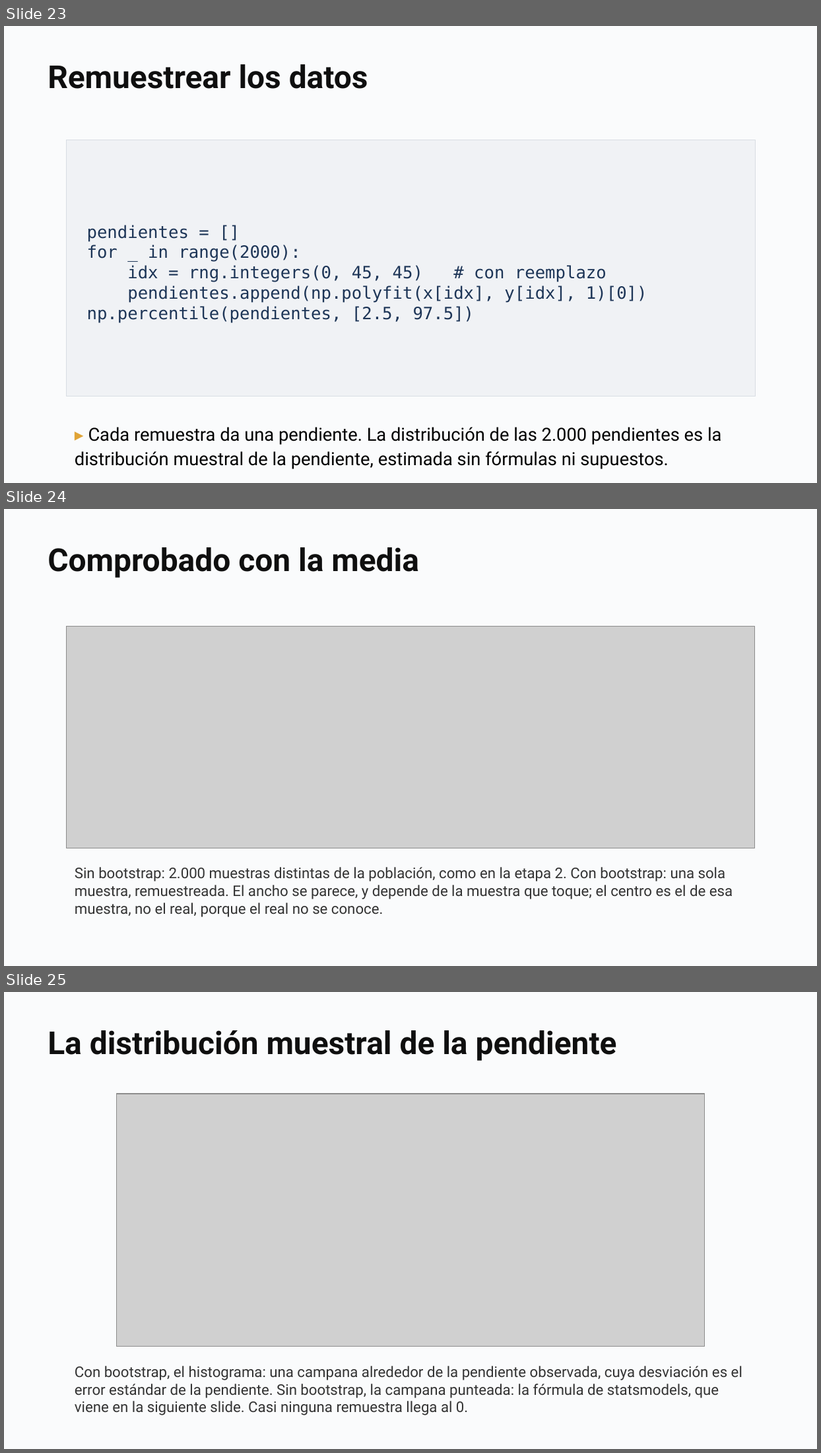
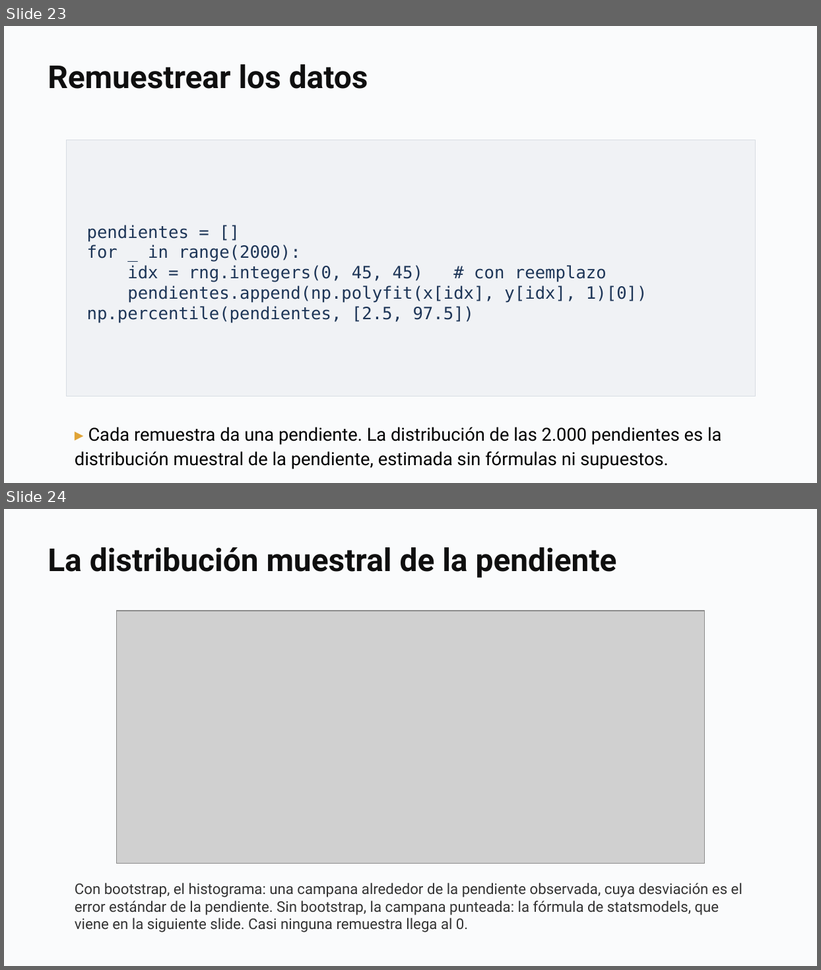
Before and after one commit to daniopitz/diplomado-cdd, a slide deck: presentaciones/clase05_probabilidad_inferencia.pptx. Shown one above the other, each under a label of ours: slides 23, 24 and 25 before the commit, slides 23 and 24 after it. The pictures are 821x1453 and 821x970 pixels, drawn with LibreOffice and Linux fonts; fonts in the diff are those of the drawing; grey boxes stand for pictures. Boxes give left, top, right and bottom in pixels: in the first picture for what was removed or moved away, otherwise in the second. Text is boxed around its words. In the diff, an @@ line names an element or a change of style, - is before the commit and + after.

```diff
--- a/presentaciones/clase05_probabilidad_inferencia.pptx
+++ b/presentaciones/clase05_probabilidad_inferencia.pptx
@@ slide 24 removed at (4,509,817,966), background #FFFFFF @@
@@ rectangle removed at (4,509,817,966) @@
@@ text removed at (48,547,419,578) @@
-Comprobado con la media
@@ picture removed at (66,626,754,848) @@
@@ text removed at (75,867,733,917) @@
-Sin bootstrap: 2.000 muestras distintas de la población, como en la etapa 2. Con bootstrap: una sola muestra, remuestreada. El ancho se parece, y depende de la muestra que toque; el centro es el de esa muestra, no el real, porque el real no se conoce.
@@ what was slide 25 is now slide 24 @@
```
Also in this commit, not shown: 1 slide changed, 3 other files.
